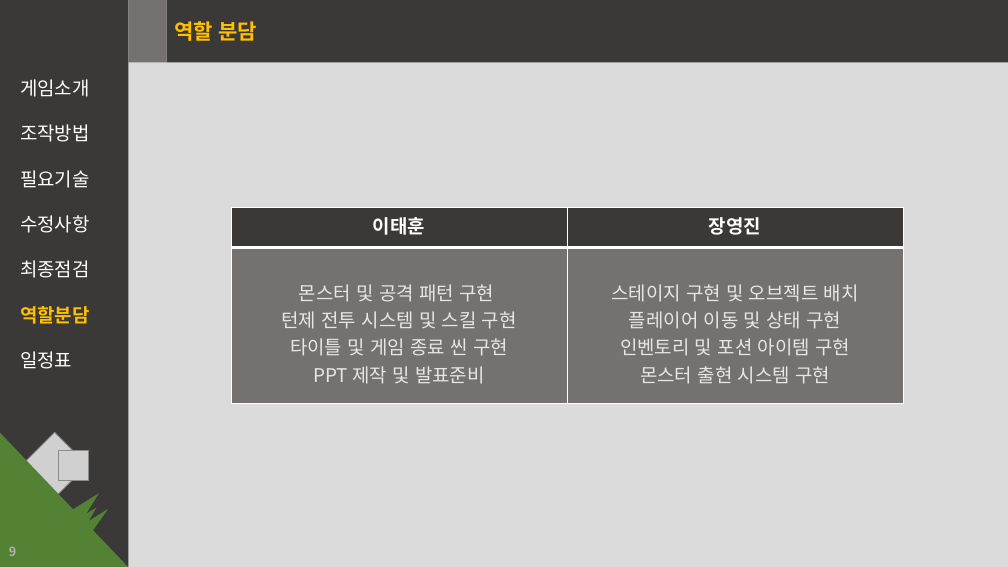
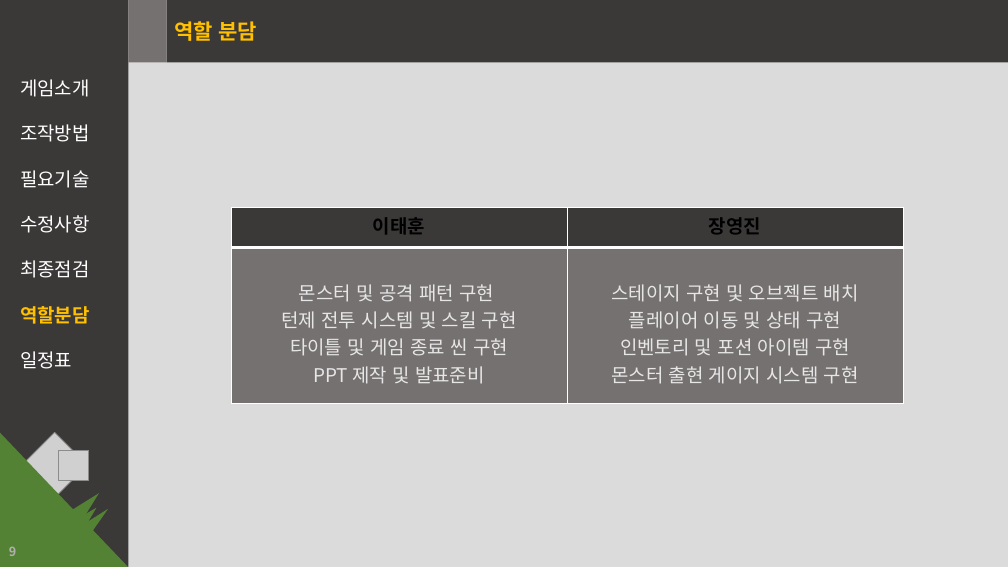
Before and after one commit to zx07252000/Game_Engine_Unity, a slide deck: slide 9 of 게임엔진1_팀프로젝트_계획발표_7조_3차.pptx. Drawn at 1008x567 pixels with LibreOffice and Linux fonts; fonts in the diff are those of the drawing; grey boxes stand for pictures. Boxes give left, top, right and bottom in pixels: in the first picture for what was removed or moved away, otherwise in the second. Text is boxed around its words. In the diff, an @@ line names an element or a change of style, - is before the commit and + after.

```diff
--- a/게임엔진1_팀프로젝트_계획발표_7조_3차.pptx
+++ b/게임엔진1_팀프로젝트_계획발표_7조_3차.pptx
@@ table at (231,208,903,404) @@
-row 2, column 2: 스테이지 구현 및 오브젝트 배치 / 플레이어 이동 및 상태 구현 / 인벤토리 및 포션 아이템 구현 / 몬스터 출현 시스템 구현
+row 2, column 2: 스테이지 구현 및 오브젝트 배치 / 플레이어 이동 및 상태 구현 / 인벤토리 및 포션 아이템 구현 / 몬스터 출현 게이지 시스템 구현
@@ text colour #FFFFFF to #000000 in "이태훈", "장영진" @@
@@ borders changed @@
```
Also in this commit, not shown: 8 other slides changed.
